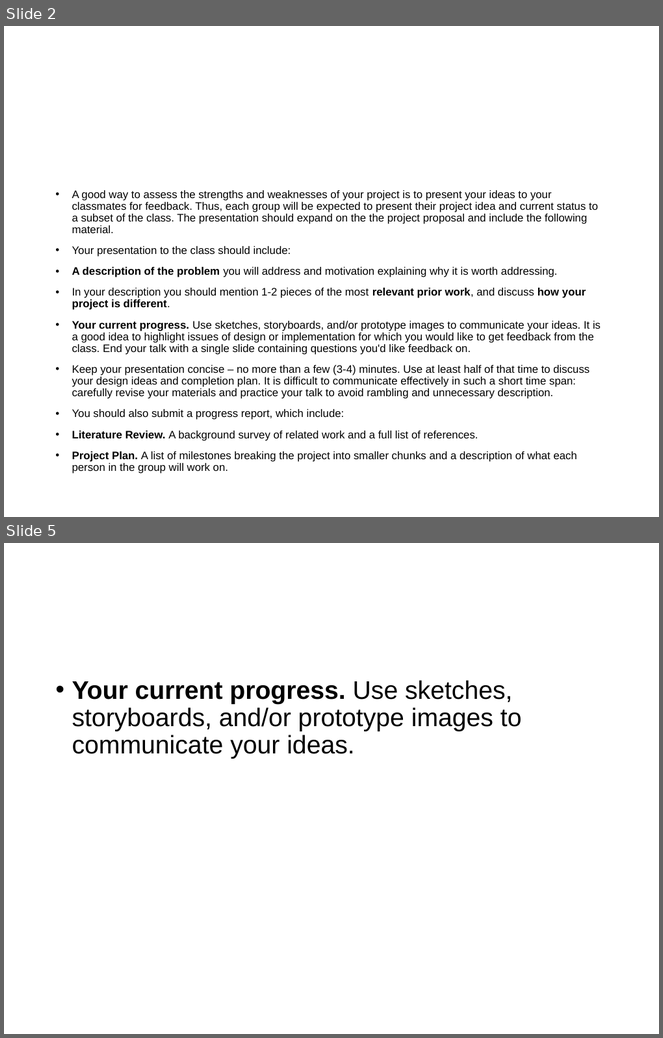
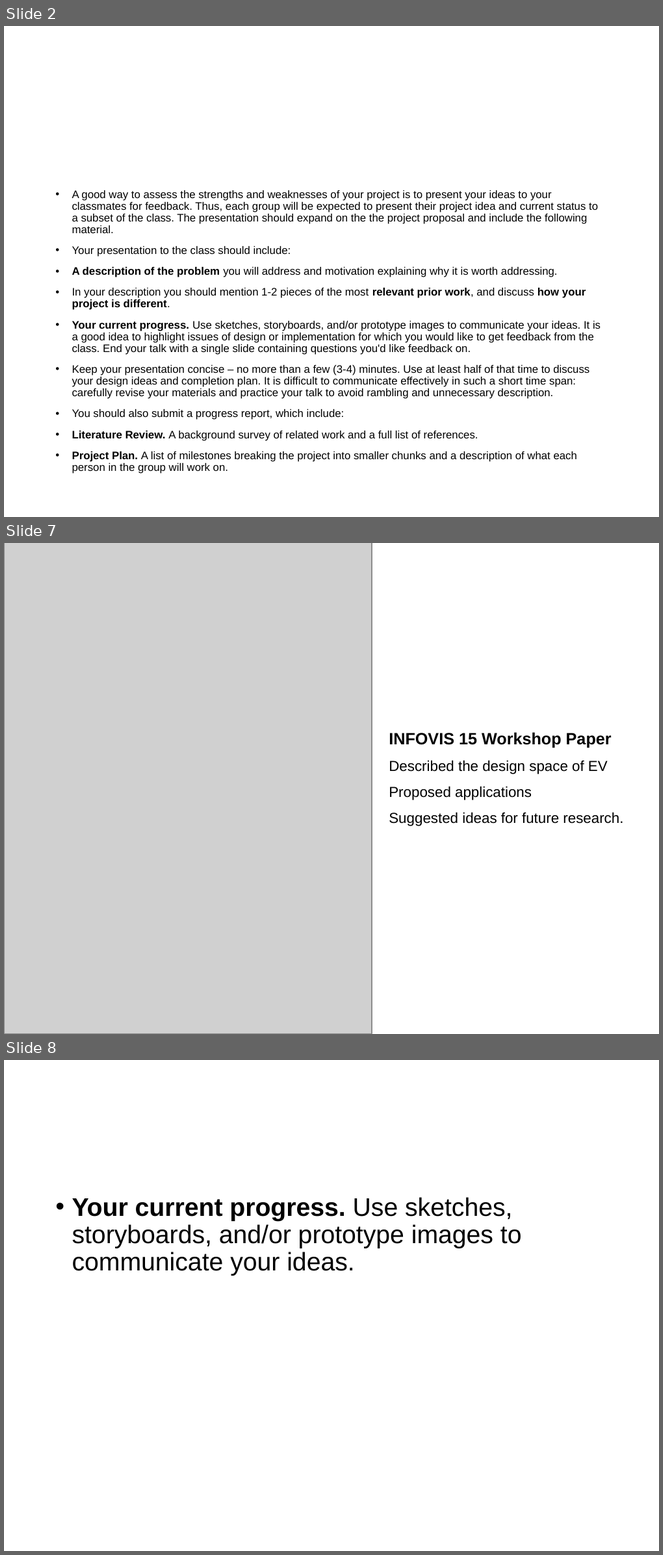
Before and after one commit to iwsmith/cse-512-final-ev, a slide deck: latex/progress/slides-iwsmith-laulck-yeaseul1.pptx. Shown one above the other, each under a label of ours: slides 2 and 5 before the commit, slides 2, 7 and 8 after it; the slides between them are not shown. The pictures are 663x1038 and 663x1555 pixels, drawn with LibreOffice and Linux fonts; fonts in the diff are those of the drawing; grey boxes stand for pictures. Boxes give left, top, right and bottom in pixels: in the first picture for what was removed or moved away, otherwise in the second. Text is boxed around its words. In the diff, an @@ line names an element or a change of style, - is before the commit and + after.

Commit message:
update the slide

```diff
--- a/latex/progress/slides-iwsmith-laulck-yeaseul1.pptx
+++ b/latex/progress/slides-iwsmith-laulck-yeaseul1.pptx
@@ slide 7 added at [4,543,659,1034], background #FFFFFF @@
@@ picture added at [4,543,372,1034] @@
@@ text added at [389,732,623,826], 16 pt, text #000000 @@
+INFOVIS 15 Workshop Paper
+Described the design space of EV
+Proposed applications
+Suggested ideas for future research.
@@ what was slide 5 is now slide 8 @@
```
Also in this commit, not shown: 5 other slides added, 3 slides removed, 1 other file.
